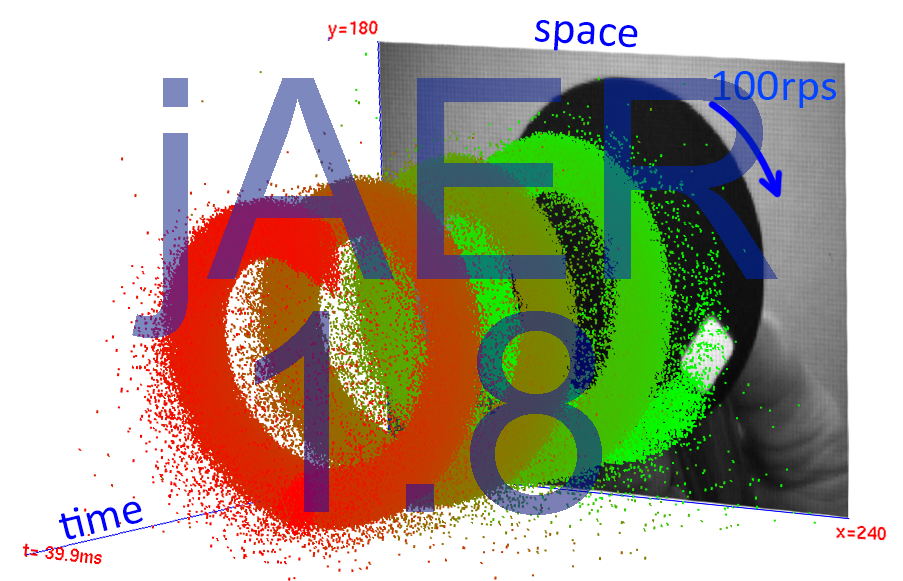
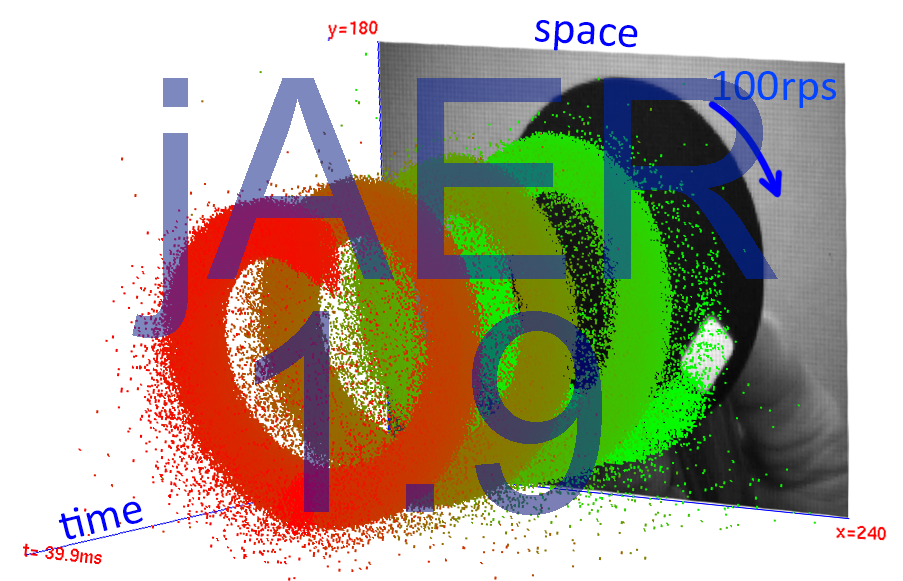
The second 903px x 581px image is a revision of the first. Changes to its layers:
painted on "version" over box(470, 311, 602, 515)
